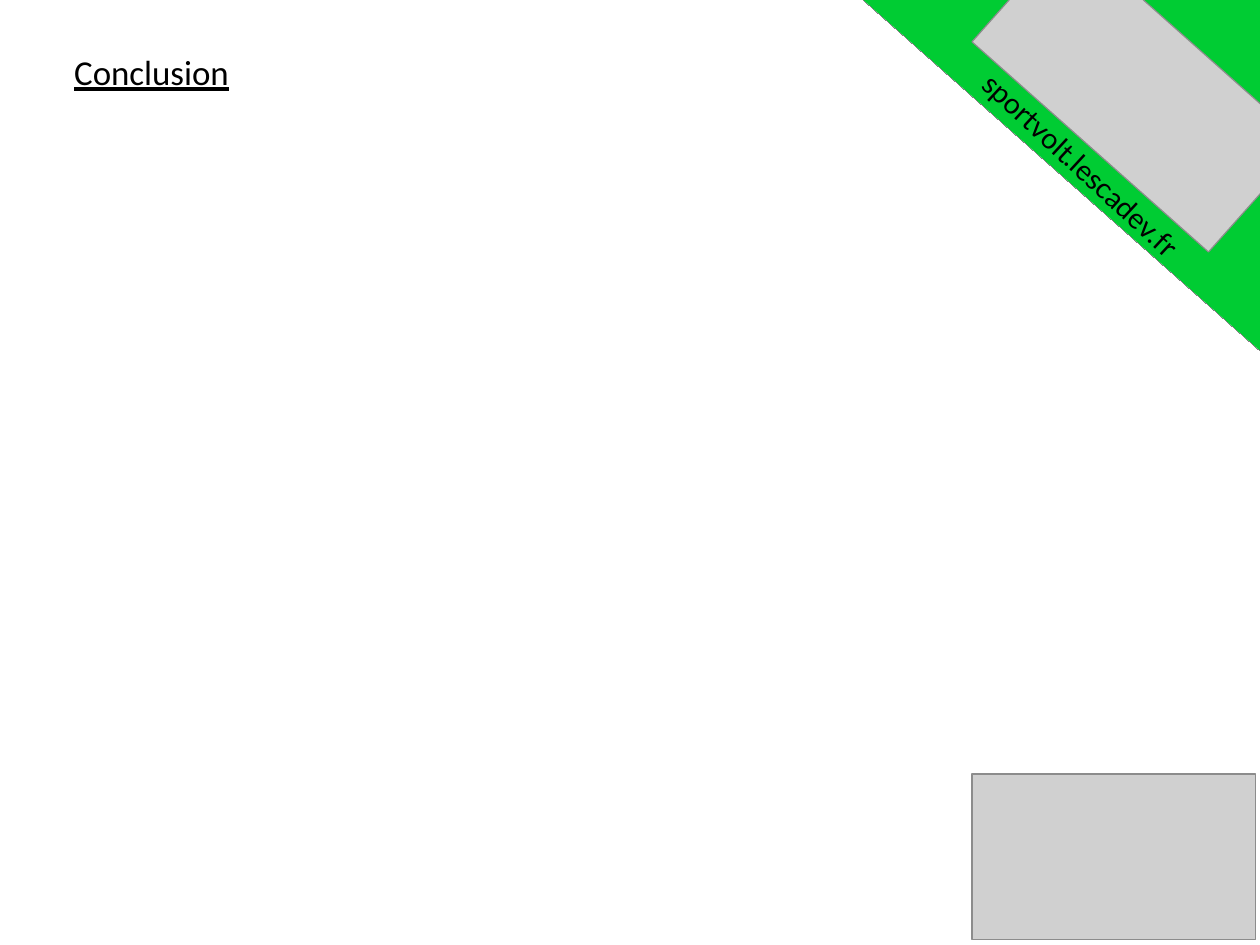
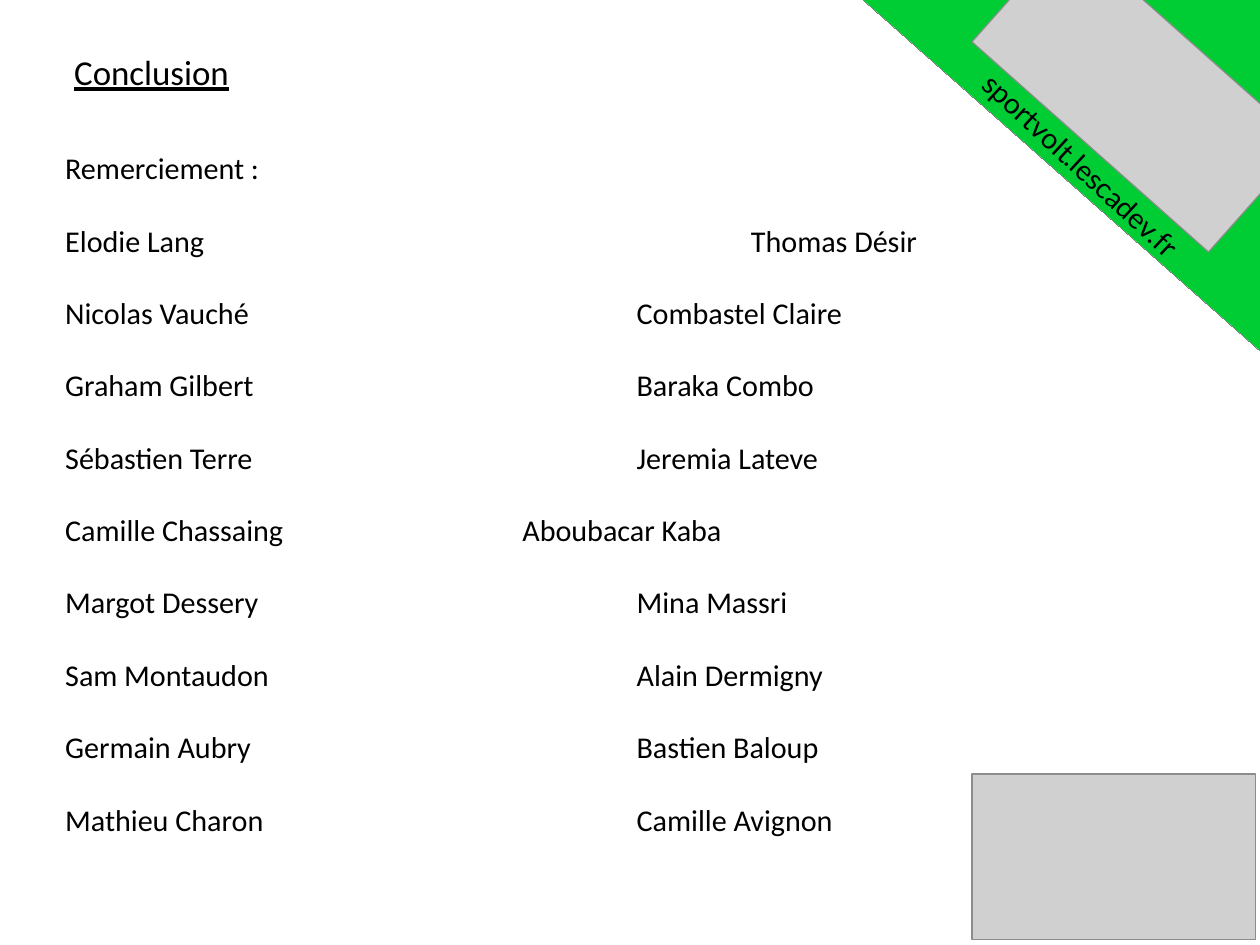
Before and after one commit to Papibadiste/ProjetFinDeFormation, a slide deck: slide 12 of CDC ect/diapo de la presentation.odp. Drawn at 1260x945 pixels with LibreOffice and Linux fonts; fonts in the diff are those of the drawing; grey boxes stand for pictures. Boxes give left, top, right and bottom in pixels: in the first picture for what was removed or moved away, otherwise in the second. Text is boxed around its words. In the diff, an @@ line names an element or a change of style, - is before the commit and + after.

```diff
--- a/CDC ect/diapo de la presentation.odp
+++ b/CDC ect/diapo de la presentation.odp
@@ text added at (65, 158, 917, 837), 19 pt, text #000000 @@
+Remerciement :
+Elodie Lang Thomas Désir
+Nicolas Vauché Combastel Claire
+Graham Gilbert Baraka Combo
+Sébastien Terre Jeremia Lateve
+Camille Chassaing Aboubacar Kaba
+Margot Dessery Mina Massri
+Sam Montaudon Alain Dermigny
+Germain Aubry Bastien Baloup
+Mathieu Charon Camille Avignon
```
Also in this commit, not shown: 1 other slide changed, 2 other files.
